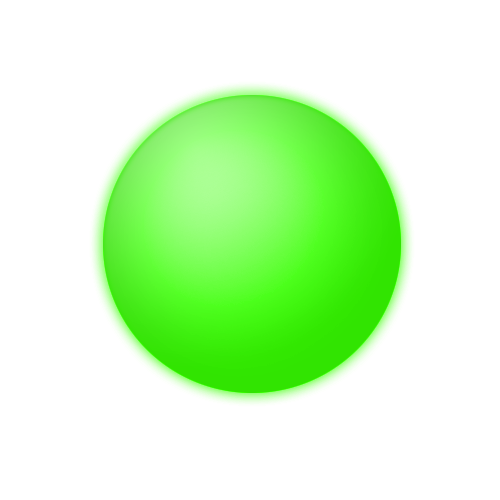
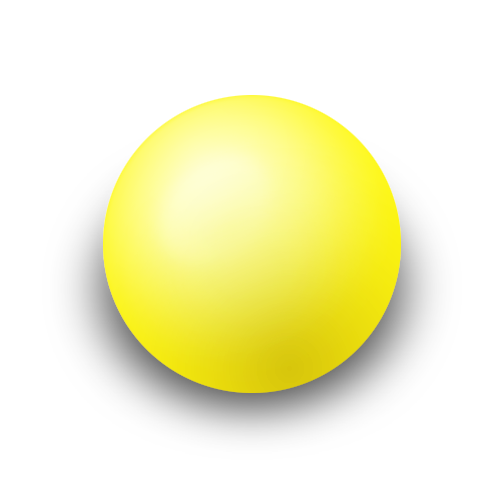
Two versions of the same layered image (500x500). Layer-by-layer changes:
added layer "Layer 8" (56%) above "Layer 2" over (140, 134, 288, 281)
added group "Group 1" with 6 layers above "Layer 7" over (103, 95, 401, 393)
added layer "Layer 6 copy" (overlay, 25%) in group "Group 1" over (103, 134, 401, 393)
added layer "Layer 6" (27%) in group "Group 1" over (103, 134, 401, 393)
moved "Layer 1" into group "Group 1" over (103, 95, 401, 393)
added layer "Layer 7" (70%) above "Layer 5" over (52, 116, 452, 452)
hid "Layer 3" over (52, 82, 452, 452)
